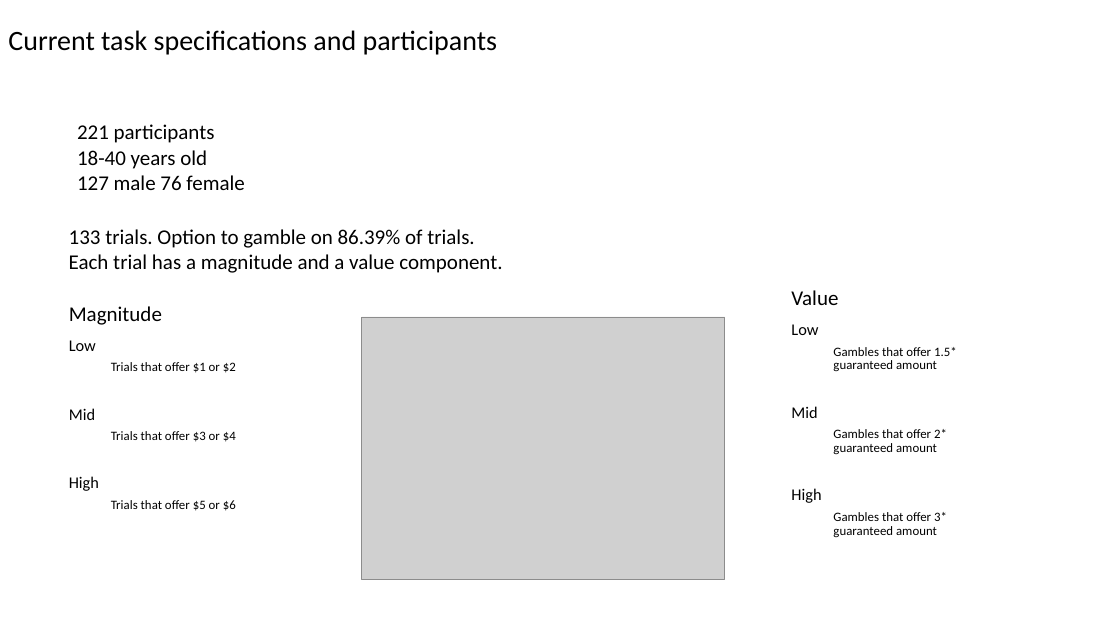
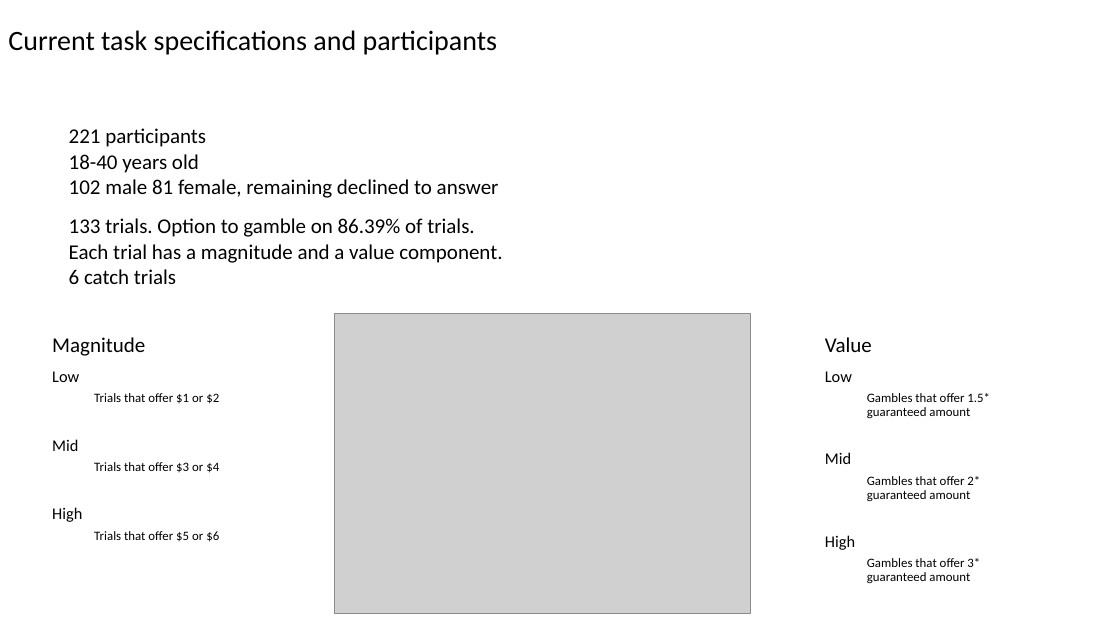
Before and after one commit to gpagnier/rampAnalysis, a slide deck: slide 13 of ShenhavLabMeeting10.29.pptx (slide 11 before the commit). Drawn at 1120x630 pixels with LibreOffice and Linux fonts; fonts in the diff are those of the drawing; grey boxes stand for pictures. Boxes give left, top, right and bottom in pixels: in the first picture for what was removed or moved away, otherwise in the second. Text is boxed around its words. In the diff, an @@ line names an element or a change of style, - is before the commit and + after.

```diff
--- a/ShenhavLabMeeting10.29.pptx
+++ b/ShenhavLabMeeting10.29.pptx
@@ text "221 participants": place and size @@
-text "221 participants" at [77,124,244,190]
+text "221 participants" at [69,128,499,198]
@@ text at [69,179,499,198]: text changed @@
-127 male 76 female
+102 male 81 female, remaining declined to answer
@@ text "133 trials. Option to gamble ...": place and size @@
-text "133 trials. Option to gamble ..." at [69,229,502,273]
+text "133 trials. Option to gamble ..." at [69,218,502,284]
@@ text at [69,269,176,284]: paragraph added @@
+6 catch trials
@@ text "Magnitude": place and size @@
-text "Magnitude" at [69,306,236,511]
+text "Magnitude" at [52,337,219,542]
@@ picture: place and size @@
-picture at [362,317,725,579]
+picture at [334,313,750,614]
@@ text "Value": place and size @@
-text "Value" at [791,290,957,537]
+text "Value" at [825,337,990,584]
```
Also in this commit, not shown: 14 other slides changed, 14 slides added, 5 slides removed, 2 other files.
